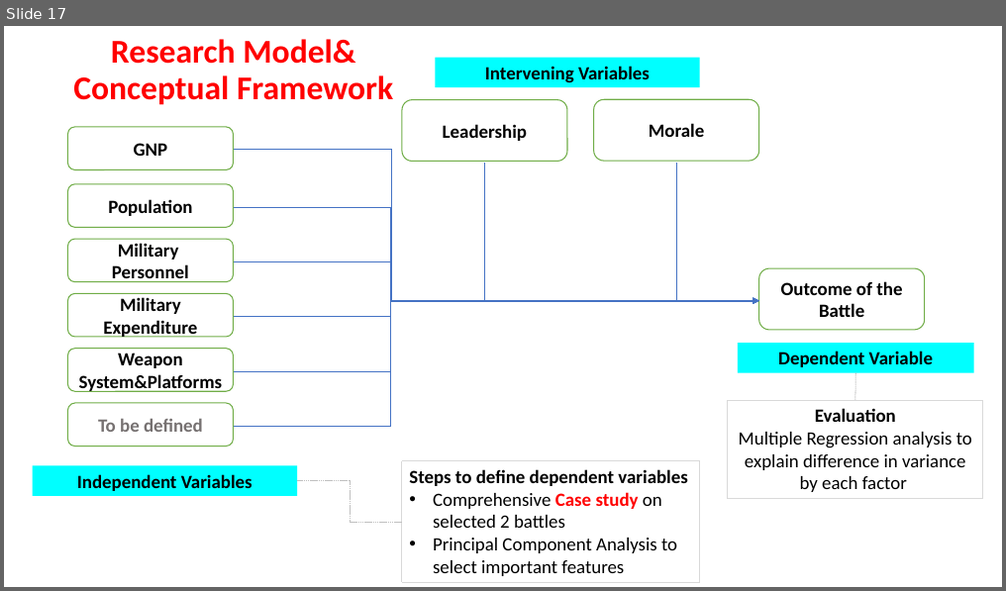
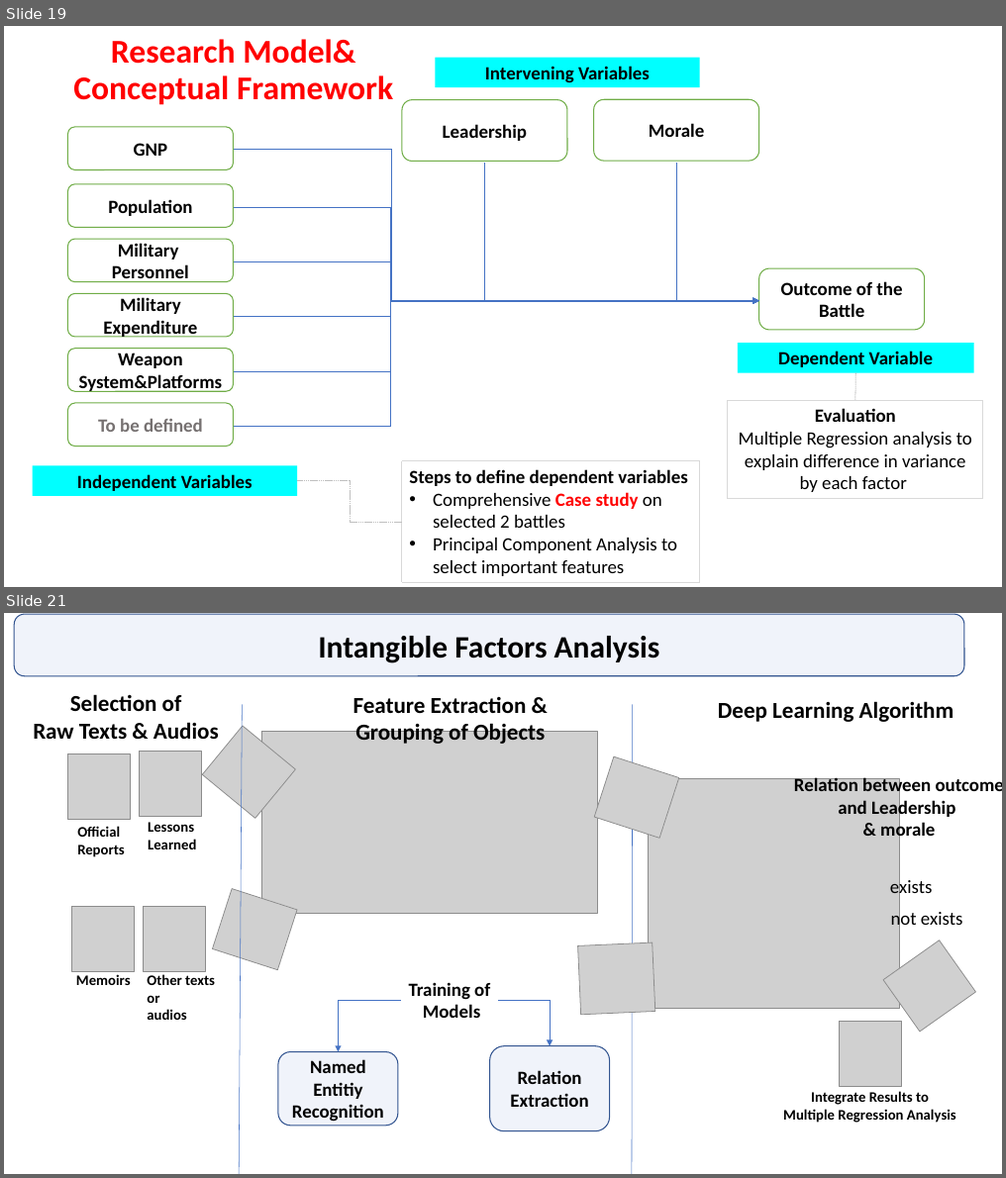
Before and after one commit to GurkanGitHub/PhD, a slide deck: PhD Discussion.pptx. Shown one above the other, each under a label of ours: slide 17 before the commit, slides 19 and 21 after it; the slides between them are not shown. The pictures are 1006x591 and 1006x1178 pixels, drawn with LibreOffice and Linux fonts; fonts in the diff are those of the drawing; grey boxes stand for pictures. Boxes give left, top, right and bottom in pixels: in the first picture for what was removed or moved away, otherwise in the second. Text is boxed around its words. In the diff, an @@ line names an element or a change of style, - is before the commit and + after.

```diff
--- a/PhD Discussion.pptx
+++ b/PhD Discussion.pptx
@@ slide 21 added at (x1=4, y1=613, x2=1002, y2=1174), background #FFFFFF @@
@@ rounded rectangle added at (x1=15, y1=614, x2=965, y2=676), fill #4472C4 at 8% opacity, outline #325491 1 pt, 30 pt, text #000000, bold @@
+Intangible Factors Analysis
@@ text added at (x1=33, y1=694, x2=219, y2=739), 22 pt, text #000000, bold @@
+Selection of
+Raw Texts & Audios
@@ text added at (x1=353, y1=697, x2=545, y2=744), 22 pt, text #000000, bold @@
+Feature Extraction &
+Grouping of Objects
@@ text added at (x1=718, y1=701, x2=954, y2=722), 22 pt, text #000000, bold @@
+Deep Learning Algorithm
@@ picture added at (x1=202, y1=726, x2=296, y2=819) @@
@@ line added from (242, 704) to (239, 1174), #4472C4 0.5 pt @@
@@ picture added at (x1=261, y1=731, x2=597, y2=914) @@
@@ line added from (633, 704) to (632, 1174), #4472C4 0.5 pt @@
@@ picture added at (x1=67, y1=754, x2=131, y2=819) @@
@@ picture added at (x1=140, y1=752, x2=202, y2=817) @@
@@ picture added at (x1=594, y1=757, x2=679, y2=839) @@
@@ picture added at (x1=648, y1=779, x2=899, y2=1009) @@
@@ text added at (x1=794, y1=776, x2=1002, y2=842), 18 pt, text #000000, bold @@
+Relation between outcome and Leadership
+& morale
@@ text added at (x1=77, y1=826, x2=124, y2=858), 14 pt, text #000000, bold @@
+Official
+Reports
@@ text added at (x1=148, y1=822, x2=196, y2=850), 14 pt, text #000000, bold @@
+Lessons
+Learned
@@ text added at (x1=890, y1=877, x2=933, y2=898), 18 pt, text #000000 @@
+exists
@@ picture added at (x1=72, y1=906, x2=135, y2=971) @@
@@ picture added at (x1=143, y1=906, x2=205, y2=971) @@
@@ picture added at (x1=212, y1=888, x2=297, y2=970) @@
@@ text added at (x1=891, y1=909, x2=963, y2=930), 18 pt, text #000000 @@
+not exists
@@ picture added at (x1=578, y1=943, x2=656, y2=1015) @@
@@ picture added at (x1=883, y1=941, x2=976, y2=1032) @@
@@ text added at (x1=76, y1=974, x2=131, y2=985), 14 pt, text #000000, bold @@
+Memoirs
@@ text added at (x1=147, y1=974, x2=215, y2=1020), 14 pt, text #000000, bold @@
+Other texts
+or
+audios
@@ group added at (x1=278, y1=982, x2=610, y2=1132): 2 rounded rectangles, 2 elbow arrows, 1 text @@
+Named Entitiy Recognition
+Relation Extraction
+Training of
+Models
@@ picture added at (x1=840, y1=1021, x2=902, y2=1086) @@
@@ text added at (x1=783, y1=1091, x2=956, y2=1123), 14 pt, text #000000, bold @@
+Integrate Results to
+Multiple Regression Analysis
@@ what was slide 17 is now slide 19 @@
```
Also in this commit, not shown: 4 other slides added, 6 other files.
